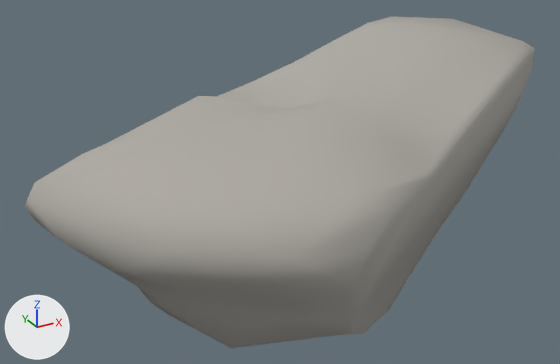
A saved change to the glTF model prototype/assets/models/terrain/boulder_4.glb.
The view is the same before and after, from a 50 mm camera at (-2.31, -3.86, 2.65) aimed at (-0.14, 0.09, 0.68). Lighting does not change. The marker at lower left points along +X, +Y and +Z. The older version comes first.

The first picture shows 'boulder_4'.
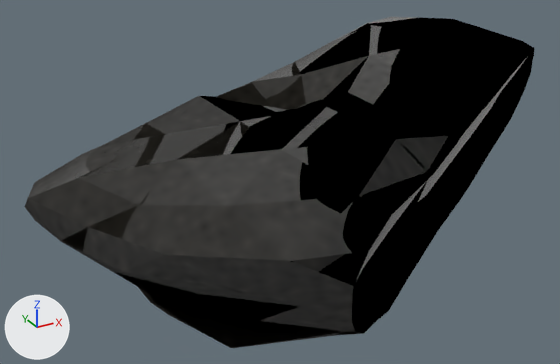
Location of each change, (x1, y1, x2, y2) in pixels of the pictures (560 x 364 px):
'boulder_4', surface changed (grey to black): (24, 17, 534, 348) in both

What changed in the scene script:
```text
Add img_boulder_4_mat_albedo:
    img_boulder_4_mat_albedo = load_image('boulder_4_mat_albedo', '_unpacked/boulder_4_mat_albedo', 128, 128, 'sRGB')
Add img_boulder_4_mat_rough:
    img_boulder_4_mat_rough = load_image('boulder_4_mat_rough', '_unpacked/boulder_4_mat_rough', 128, 128, 'Non-Color')
Add img_boulder_4_mat_norm:
    img_boulder_4_mat_norm = load_image('boulder_4_mat_norm', '_unpacked/boulder_4_mat_norm', 128, 128, 'Non-Color')
Change mat_boulder_4_mat:
    remove # nodes: BsdfPrincipled, OutputMaterial
    remove # colours: grey #b0aca5
    nodes: BsdfPrincipled, Math, NormalMap, OutputMaterial, SeparateColor, TexImage x3
    uses the picture img_boulder_4_mat_albedo
    uses the picture img_boulder_4_mat_norm
    uses the picture img_boulder_4_mat_rough
Change me_boulder_4_mesh:
    where me_boulder_4_mesh.from_pydata(...)  # 155 vertices, 306 faces; spans x -1.73..2.08, y -1.52..1.42, z 0.0..1.51
    used by ob_boulder_4; location = (0.0, 0.0, 0.0)
    me_boulder_4_mesh part 1: texture (UV) coordinates changed
```
